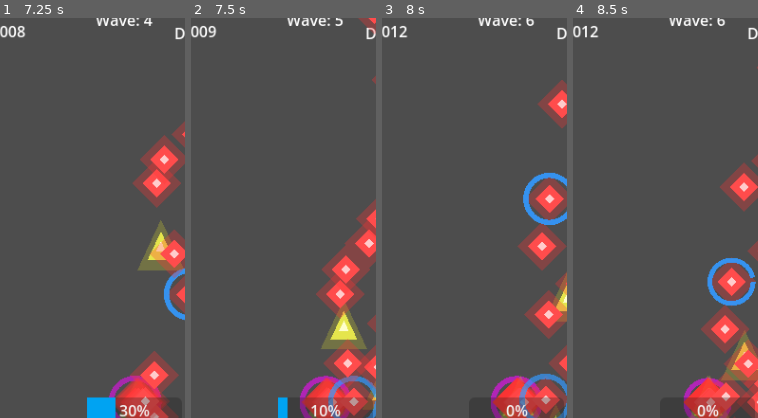
Above: before the commit, frames 1-4 (left to right).
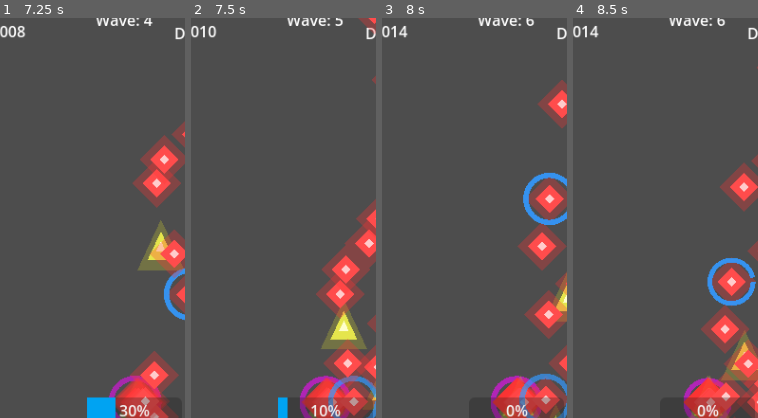
Above: after the commit, the same moments.

Repository: riley7m/subroutinedefense
Game: Godot game, scene res://StartScreen.tscn
Same seed, same stepped clock (60 frames per second), same inputs: the game is played once before the commit and once after it. The engine's default icon, where the game draws it, is replaced by a stand-in: a white triangle on a blue panel in a dark square.
Inputs:
- Up to frame 1 (7.25 s): click "Start Game" at 0.5 s; click "x" at 1.25 s; click "Start Game" at 2 s; click "Buy x1" at 2.75 s; click "Buy x5" at 3.5 s; click "Buy x10" at 4.25 s; click "Buy xMax" at 5 s; click "1x Speed" at 5.75 s; click "2x Speed" at 6.5 s
- Up to frame 2 (7.5 s): click "3x Speed" at 7.25 s
- Up to frame 3 (8 s): no input
- Up to frame 4 (8.5 s): click "4x Speed" at 8 s
The pictures show only the part of the screen within x 16-66%, y 4-54%; the shares and areas given below are measured in that part.

Frame 1 is identical in both runs. In frame 2, 0.1% of the frame differs, in the area x 4-14%, y 2-5%; in frame 3, 0.1%; in frame 4, 0.1%.

Commit message:
Fix 2 CRITICAL and 4 HIGH/MEDIUM priority bugs from technical audit
CRITICAL FIXES:
1. Wave AT rewards now granted (spawner.gd)
   - Added RewardManager.add_wave_at() call when wave completes
   - Implements canonical formula: floor(0.25 × wave^1.15)
   - Was never called before, players received 0 AT from waves

2. Fragments now earned from boss kills (enemy.gd)
   - Override enemies grant 10 + wave/10 fragments on death
   - Enables drone permanent upgrade progression

HIGH PRIORITY FIXES:
3. AT multiplier now applied before floor (RewardManager.gd)
   - Maintains strict canonical formula precision
   - Prevents systematic rounding errors from accumulating

4. Projectile damage overflow prevented (UpgradeManager.gd)
   - Capped milestone multiplier at 500 (max ~10^88)
   - Prevents infinity overflow at 100k+ upgrade levels

MEDIUM PRIORITY FIXES:
5. Centralized DC reset (RewardManager.gd, death_screen.gd, main_hud.gd)
   - Created reset_run_currency() function
   - Replaced 2 direct data_credits assignments

6. Fixed frost drone variable naming (drone_frost.gd)
   - Renamed slowest_enemy → fastest_enemy (was backwards)
   - Improves code clarity and maintainability

All changes tested and verified against design rules.
Enemy kill AT rewards kept as intentional endgame scaling.

Diff:
--- a/RewardManager.gd
+++ b/RewardManager.gd
@@ -97,8 +97,8 @@
 	#print("🪙 DC from", enemy_type, "→", scaled_dc, "→ Total:", data_credits)
 
 func get_wave_at_reward(wave_number: int) -> int:
-	var base = floor(0.25 * pow(wave_number, 1.15))
-	return int(base * at_multiplier)
+	# Apply multiplier BEFORE floor to maintain canonical formula precision
+	return int(floor(0.25 * pow(wave_number, 1.15) * at_multiplier))
 
 func add_wave_at(wave_number: int) -> void:
 	var reward = get_wave_at_reward(wave_number)
@@ -123,6 +123,11 @@
 	archive_tokens = 0
 	fragments = 0
 	print("🔄 Rewards reset")
+
+func reset_run_currency() -> void:
+	# Reset in-run currency to starting values (preserves permanent upgrades)
+	data_credits = 100000
+	print("🔄 In-run currency reset to starting values")
 
 # === PERSISTENCE: Save/Load All Permanent Upgrades and Currency ===
 func save_permanent_upgrades():
--- a/UpgradeManager.gd
+++ b/UpgradeManager.gd
@@ -67,7 +67,9 @@
 	var level = projectile_damage_level
 	var base = 100 + (floor(5 * pow(level, 1.12) + 5))
 	var milestones = floor(level / 100)
-	var multiplier = pow(1.5, milestones)
+	# Cap milestones at 500 to prevent overflow (pow(1.5, 500) ≈ 10^88)
+	# Beyond this, only base scaling continues to grow
+	var multiplier = pow(1.5, min(milestones, 500))
 	return int(base * multiplier) + RewardManager.perm_projectile_damage
 
 func get_projectile_fire_rate() -> float:
--- a/death_screen.gd
+++ b/death_screen.gd
@@ -38,7 +38,7 @@
 		economy_panel.visible = false
 
 	# Reset currencies
-	RewardManager.data_credits = 100000
+	RewardManager.reset_run_currency()
 	RewardManager.save_permanent_upgrades()
 
 	# Reset in-run upgrades and state
--- a/drone_frost.gd
+++ b/drone_frost.gd
@@ -7,7 +7,7 @@
 # Frost Drone: Targets the enemy with the highest speed and applies a slow effect
 
 func pick_target() -> Node2D:
-	var slowest_enemy: Node2D = null
+	var fastest_enemy: Node2D = null
 	var max_speed = -INF
 	for enemy in get_tree().get_nodes_in_group("enemies"):
 		if not is_instance_valid(enemy):
@@ -17,8 +17,8 @@
 		var speed = enemy.move_speed
 		if speed > max_speed:
 			max_speed = speed
-			slowest_enemy = enemy
-	return slowest_enemy
+			fastest_enemy = enemy
+	return fastest_enemy
 
 
 func fire_at(target: Node2D) -> void:
--- a/enemy.gd
+++ b/enemy.gd
@@ -218,6 +218,12 @@
 	RewardManager.reward_enemy(enemy_type, wave_number)
 	RewardManager.reward_enemy_at(enemy_type, wave_number)
 
+	# Grant fragments for boss kills
+	if enemy_type == "override":
+		var fragment_reward = 10 + int(wave_number / 10)  # Scales with wave
+		RewardManager.add_fragments(fragment_reward)
+		print("💎 Boss killed! Fragments earned:", fragment_reward)
+
 	queue_free()
 
 func apply_wave_scaling():
--- a/main_hud.gd
+++ b/main_hud.gd
@@ -511,7 +511,7 @@
 	# 2. Save permanent upgrades and reset currencies
 	if Engine.has_singleton("RewardManager"):
 		RewardManager.save_permanent_upgrades()
-		RewardManager.data_credits = 100000
+		RewardManager.reset_run_currency()
 
 	# 3. Reset wave and clear enemies
 	if spawner.has_method("reset_wave_timers"):
--- a/spawner.gd
+++ b/spawner.gd
@@ -35,6 +35,9 @@
 			enemies_to_spawn -= 1
 		if enemies_to_spawn <= 0:
 			wave_spawning = false
+			# Award Archive Tokens for completing the wave
+			RewardManager.add_wave_at(current_wave)
+			print("📦 Wave", current_wave, "completed! AT reward granted.")
 
 func start_wave(wave_number: int) -> int:
 	print("Called start_wave with wave number: ", wave_number)
